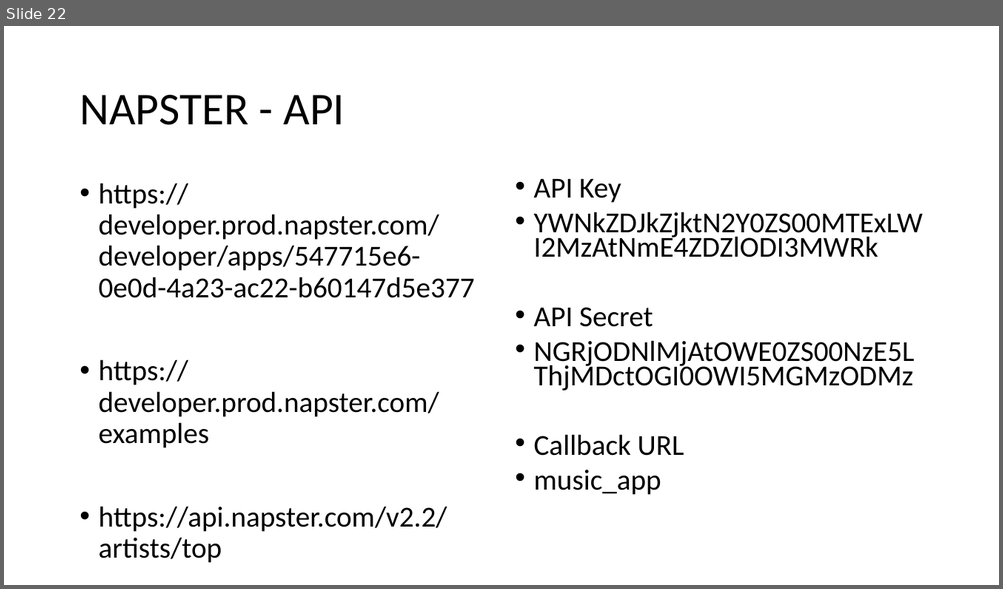
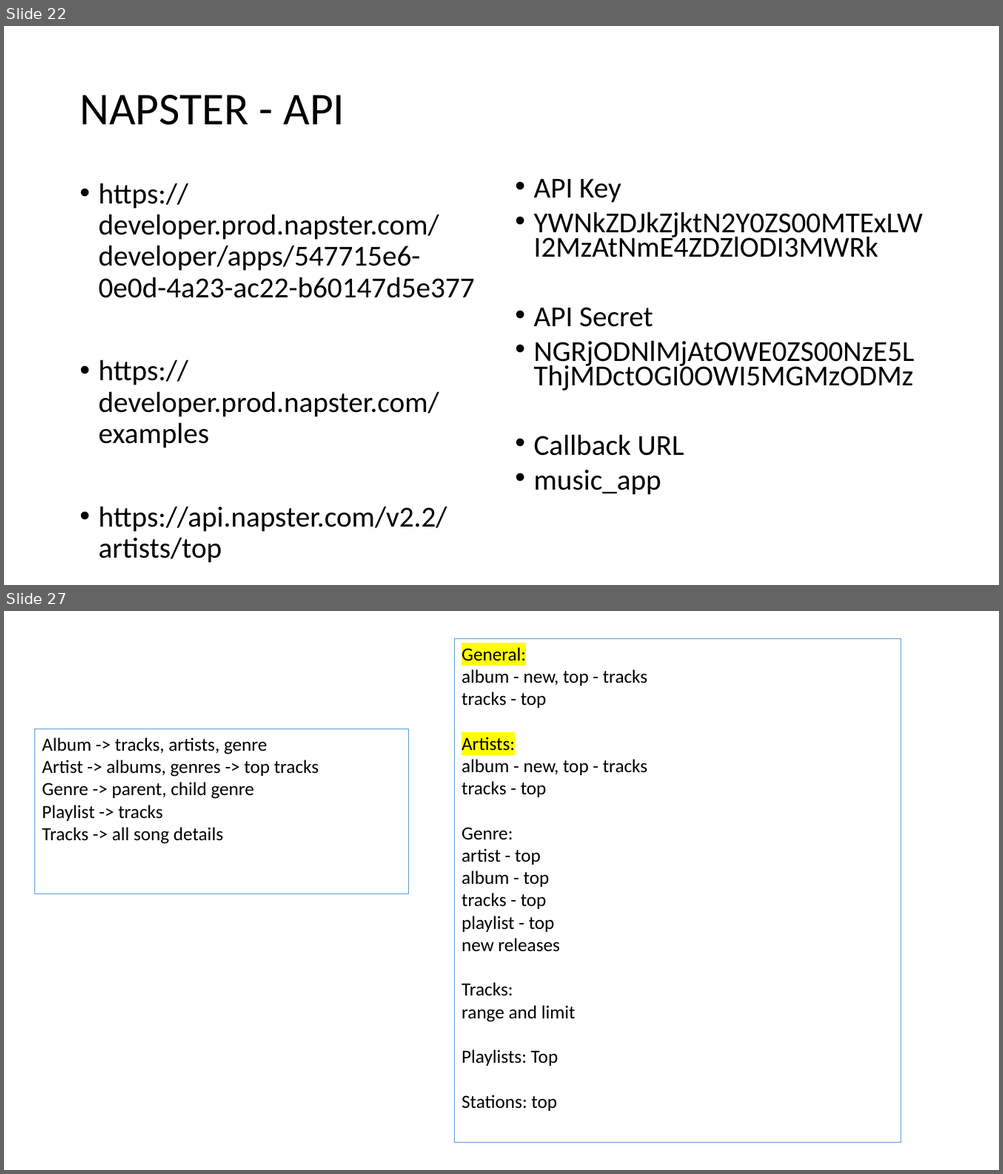
Before and after one commit to Gau232/My_personal_projects, a slide deck: Java_Script/03_music_player/music_player_ns.pptx. Shown one above the other, each under a label of ours: slide 22 before the commit, slides 22 and 27 after it; the slides between them are not shown. The pictures are 1003x589 and 1003x1174 pixels, drawn with LibreOffice and Linux fonts; fonts in the diff are those of the drawing. Boxes give left, top, right and bottom in pixels: in the first picture for what was removed or moved away, otherwise in the second. Text is boxed around its words. In the diff, an @@ line names an element or a change of style, - is before the commit and + after.

```diff
--- a/Java_Script/03_music_player/music_player_ns.pptx
+++ b/Java_Script/03_music_player/music_player_ns.pptx
@@ slide 27 added at (4,611,999,1170), background #FFFFFF @@
@@ rectangle added at (454,638,900,1143), outline #5B9BD5 0.75 pt, 18 pt, text #000000 @@
+General:
+album - new, top - tracks
+tracks - top
+Artists:
+album - new, top - tracks
+tracks - top
+Genre:
+artist - top
+album - top
+tracks - top
+playlist - top
+new releases
+Tracks:
+range and limit
+Playlists: Top
+Stations: top
@@ rectangle added at (34,729,408,894), outline #5B9BD5 0.75 pt, 18 pt, text #000000 @@
+Album -> tracks, artists, genre
+Artist -> albums, genres -> top tracks
+Genre -> parent, child genre
+Playlist -> tracks
+Tracks -> all song details
```
Also in this commit, not shown: 2 slides changed, 5 other slides added, 33 other files.
